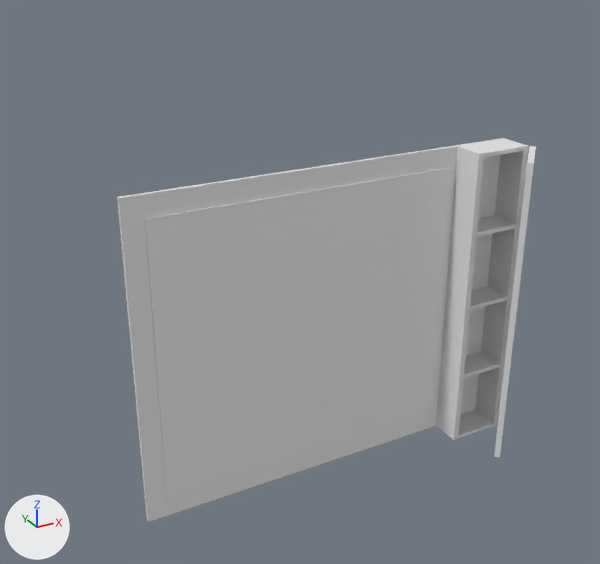
The Blender file 3d_models/mirror/mirror.blend, before and after one commit.
Rendered twice from a 50 mm lens placed at (-0.445, -1.564, 1.31), pointed at (0.369, -0.084, 0.57). Every picture has the same lights, and +X, +Y and +Z are marked at lower left.

The scene before the commit, as lines of its bpy script (objects in view):
```python
ob_mirror_003 = bpy.data.objects.new('mirror.003', me_cube_005)
ob_mirror_003.location = (0.05, -0.01, 0.05)
ob_mirror_003.scale = (0.867, 1.0, 1.0)
ob_wood_007 = bpy.data.objects.new('wood.007', me_cube_013)
ob_wood_007.location = (0.86, -0.01, 0.0)
ob_wood_007.scale = (0.634, 1.07, 1.0)
ob_wood_008 = bpy.data.objects.new('wood.008', me_cube_013)
ob_wood_008.location = (0.86, -0.01, 0.59)
ob_wood_008.scale = (0.634, 1.07, 1.0)
ob_wood_009 = bpy.data.objects.new('wood.009', me_cube_013)
ob_wood_009.location = (0.86, -0.01, 0.39)
ob_wood_009.scale = (0.634, 1.07, 1.0)
ob_wood_010 = bpy.data.objects.new('wood.010', me_cube_013)
ob_wood_010.location = (0.86, -0.01, 0.19)
ob_wood_010.scale = (0.634, 1.07, 1.0)
ob_wood_013 = bpy.data.objects.new('wood.013', me_cube_017)
ob_wood_013.location = (1.0, -0.093, 0.8)
ob_wood_013.rotation_euler = (-2.356, 1.571, 0.0)  # degrees (-135, 90, 0)
ob_wood_013.scale = (1.0, -1.0, -1.0)
ob_wood_014 = bpy.data.objects.new('wood.014', me_cube_012)
ob_wood_014.location = (0.845, -0.01, 0.8)
ob_wood_014.rotation_euler = (0.0, 1.571, 0.0)  # degrees (0, 90, 0)
ob_wood_015 = bpy.data.objects.new('wood.015', me_cube_012)
ob_wood_015.location = (1.0, -0.01, 0.8)
ob_wood_015.rotation_euler = (0.0, 1.571, 0.0)  # degrees (0, 90, 0)
ob_wood_015.scale = (1.0, 1.0, -1.0)
ob_wood_016 = bpy.data.objects.new('wood.016', me_cube_013)
ob_wood_016.location = (0.86, -0.01, 0.79)
ob_wood_016.scale = (0.634, 1.07, 1.0)
# also in view: 'wood.006' at (0.5, -0.005, 0.4)
```
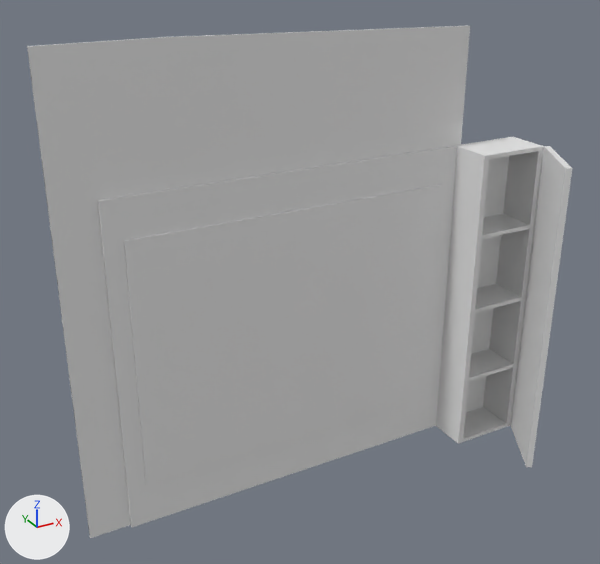
Commit message: update mirror

Where the newer file only moved an object's origin or applied its transform, the numbers keep the older frame.

Pixel boxes (x1, y1, x2, y2) of what changed, in the pictures (600 x 564 px; the box of a moved part takes in the faces that stretch with it):
'mirror.003', moved, rescaled (9% shorter)
    before: (145, 167, 452, 499)
    after: (124, 184, 442, 485)
'mirror', shown
    after: (27, 26, 470, 538)
'wood.006', moved
    before: (117, 138, 505, 522)
    after: (97, 137, 515, 527)
'wood.013', reshaped (47% wider)
    before: (494, 146, 536, 457)
    after: (511, 146, 573, 467)
'wood.015', mesh rescaled, moved (13% wider)
    before: (475, 139, 529, 426)
    after: (483, 137, 544, 426)
'wood.014', mesh rescaled (12% wider)
    before: (436, 146, 484, 440)
    after: (436, 146, 490, 444)
'wood.007', mesh rescaled (22% wider, 24% taller)
    before: (458, 410, 494, 438)
    after: (463, 407, 507, 442)
'wood.010', mesh rescaled (24% wider, 26% taller)
    before: (464, 352, 501, 378)
    after: (468, 349, 514, 382)
'wood.009', mesh rescaled (23% wider, 20% taller)
    before: (470, 286, 508, 310)
    after: (475, 284, 522, 313)
'wood.016', mesh rescaled (24% wider, 22% taller)
    before: (463, 140, 525, 157)
    after: (463, 138, 540, 159)
'wood.008', mesh rescaled (22% wider, 13% taller)
    before: (476, 215, 516, 237)
    after: (482, 214, 531, 239)
part 1 of me_cube_012, moved or reshaped
    before: (451, 139, 529, 440)
    after: (451, 137, 544, 444)
part 2 of me_cube_013, moved or reshaped
    before: (458, 140, 525, 438)
    after: (463, 138, 540, 442)

The change, as a diff of the scene's bpy script:
```diff
--- a/3d_models/mirror/mirror.blend.py
+++ b/3d_models/mirror/mirror.blend.py
@@ me_cube_012 @@
 me_cube_012.from_pydata(...)  # 8 vertices, 6 faces; spans x 0.0..0.8, y -0.08..0.0, z 0.0..0.015
 # used by ob_wood_014; location = (0.845, -0.01, 0.8); rotation_euler = (0.0, 1.571, 0.0), in degrees (0, 90, 0)
+# me_cube_012 part 1: the whole mesh is scaled about the mesh origin by (1, 1.25, 1)
 me_cube_012.materials.append(mat_wood_plain_ligth)
@@ me_cube_013 @@
 me_cube_013.from_pydata(...)  # 8 vertices, 6 faces; spans x 0.0..0.2, y -0.074..0.0, z 0.0..0.01
 # used by ob_wood_016; location = (0.86, -0.01, 0.79); scale = (0.634, 1.07, 1.0)
+# me_cube_013 part 2: the whole mesh is scaled about the mesh origin by (1.24, 1.25, 1)
 me_cube_013.materials.append(mat_wood_plain_ligth)
@@ me_cube_017 @@
 me_cube_017.from_pydata(...)  # 8 vertices, 6 faces; spans x 0.0..0.8, y -0.155..0.0, z 0.0..0.015
 # used by ob_wood_013; location = (1.0, -0.093, 0.8); rotation_euler = (-2.356, 1.571, 0.0), in degrees (-135, 90, 0); scale = (1.0, -1.0, -1.0)
-me_cube_017.vertices[0].co = (0.0, 0.0, 0.015)  # pixel (535, 146)
-me_cube_017.vertices[1].co = (0.8, 0.0, 0.015)  # pixel (503, 425)
-me_cube_017.vertices[2].co = (0.0, 0.0, 0.0)  # pixel (529, 146)
-me_cube_017.vertices[3].co = (0.8, 0.0, 0.0)  # pixel (498, 425)
-me_cube_017.vertices[4].co = (0.0, -0.155, 0.015)  # pixel (533, 163)
-me_cube_017.vertices[5].co = (0.8, -0.155, 0.015)  # pixel (499, 457)
-me_cube_017.vertices[6].co = (0.0, -0.155, 0.0)  # pixel (527, 162)
-me_cube_017.vertices[7].co = (0.8, -0.155, 0.0)  # pixel (494, 456)
+# me_cube_017 part 3
+me_cube_017.vertices[0].co = (0.8, -0.179, 0.084)  # pixel (526, 467)
+me_cube_017.vertices[1].co = (0.8, 0.009, 0.033)  # pixel (510, 425)
+me_cube_017.vertices[2].co = (0.8, -0.176, 0.098)  # pixel (532, 467)
+me_cube_017.vertices[3].co = (0.8, 0.013, 0.048)
+me_cube_017.vertices[4].co = (0.0, -0.179, 0.084)  # pixel (565, 168)
+me_cube_017.vertices[5].co = (0.0, 0.009, 0.033)  # pixel (543, 146)
+me_cube_017.vertices[6].co = (0.0, -0.176, 0.098)  # pixel (572, 168)
+me_cube_017.vertices[7].co = (0.0, 0.013, 0.048)  # pixel (550, 146)
 me_cube_017.materials.append(mat_wood_plain_ligth)
@@ ob_wood_006 @@
 ob_wood_006 = bpy.data.objects.new('wood.006', me_cube_004)
-ob_wood_006.location = (0.0, 0.0, 0.0)
+ob_wood_006.location = (-0.04, 0.0, 0.0)
 ob_wood_006.scale = (0.833, 2.0, 0.875)
@@ ob_mirror_003 @@
 ob_mirror_003 = bpy.data.objects.new('mirror.003', me_cube_005)
-ob_mirror_003.location = (0.05, -0.01, 0.05)
-ob_mirror_003.scale = (0.867, 1.0, 1.0)
+ob_mirror_003.location = (0.003, -0.01, 0.109)
+ob_mirror_003.scale = (0.889, 1.0, 0.859)
@@ ob_wood_015 @@
 ob_wood_015 = bpy.data.objects.new('wood.015', me_cube_012)
-ob_wood_015.location = (1.0, -0.01, 0.8)
+ob_wood_015.location = (1.03, -0.01, 0.8)
 ob_wood_015.rotation_euler = (0.0, 1.571, 0.0)  # degrees (0, 90, 0)
@@ ob_mirror @@
 ob_mirror.scale = (200.0, 0.00891, 1.0)
-ob_mirror.hide_set(True)  # its collection is switched off
```
